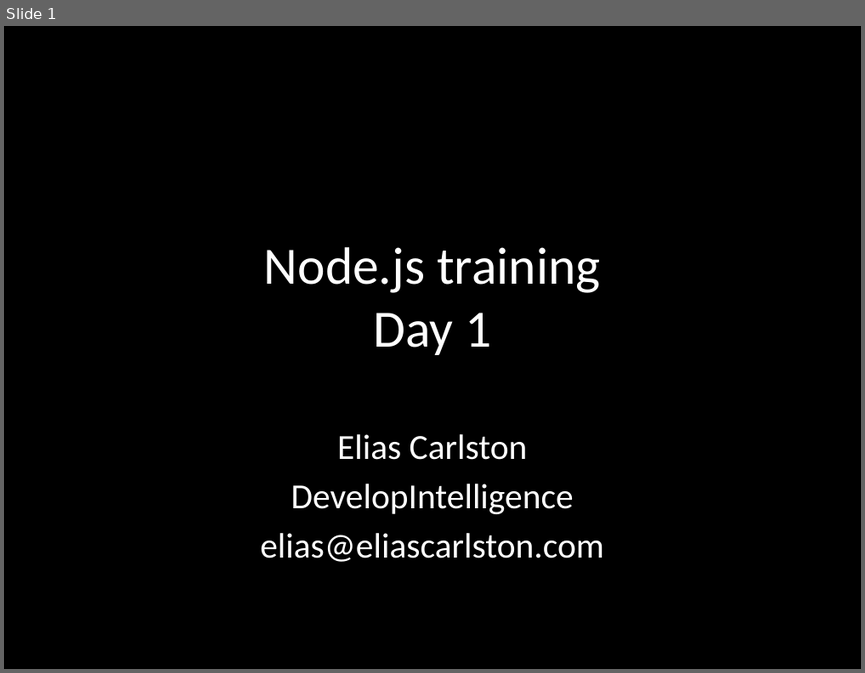
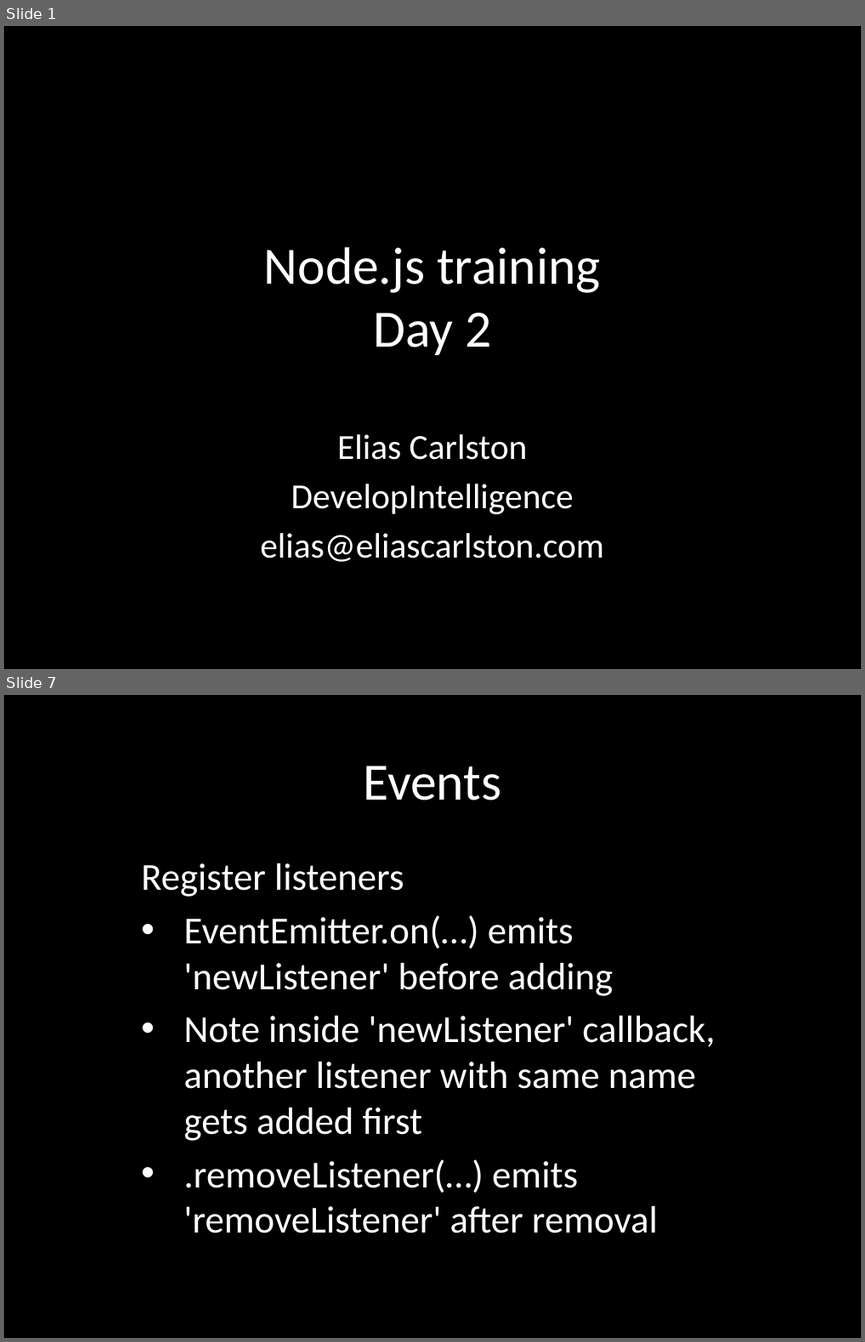
Before and after one commit to eliasjames/training-node, a slide deck: slides/Node Slides Day 2.pptx. Shown one above the other, each under a label of ours: slide 1 before the commit, slides 1 and 7 after it; the slides between them are not shown. The pictures are 865x673 and 865x1342 pixels, drawn with LibreOffice and Linux fonts; fonts in the diff are those of the drawing. Boxes give left, top, right and bottom in pixels: in the first picture for what was removed or moved away, otherwise in the second. Text is boxed around its words. In the diff, an @@ line names an element or a change of style, - is before the commit and + after.

Commit message:
Slides: events

```diff
--- a/slides/Node Slides Day 2.pptx
+++ b/slides/Node Slides Day 2.pptx
@@ slide 7 added at box(4, 695, 861, 1338), background #000000 @@
@@ title added at box(363, 766, 501, 800), 44 pt, text #FFFFFF @@
+Events
@@ subtitle added at box(141, 863, 715, 1233), 32 pt, text #FFFFFF @@
+Register listeners
+• EventEmitter.on(…) emits 'newListener' before adding
+• Note inside 'newListener' callback, another listener with same name gets added first
+• .removeListener(…) emits 'removeListener' after removal
@@ slide 1 changed as well @@
@@ title at box(264, 247, 600, 355): text changed @@
-Node.js training
-Day 1
+Node.js training
+Day 2
```
Also in this commit, not shown: 1 other slide changed, 5 other slides added, 40 slides removed.
